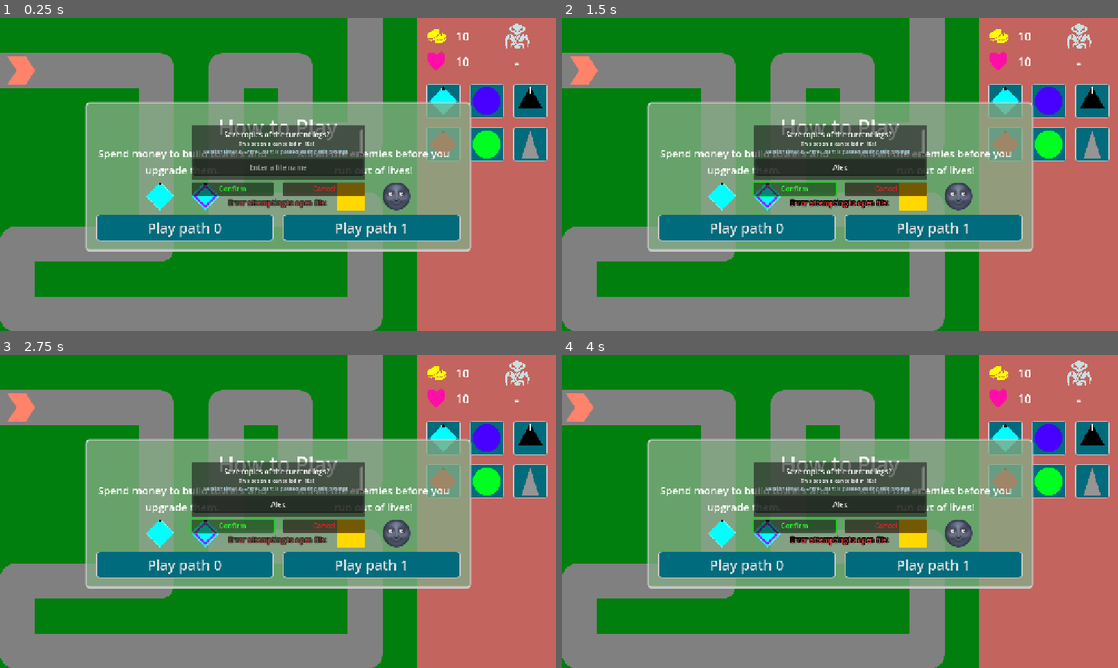
Above: before the commit, frames 1-4 (two rows, left to right).
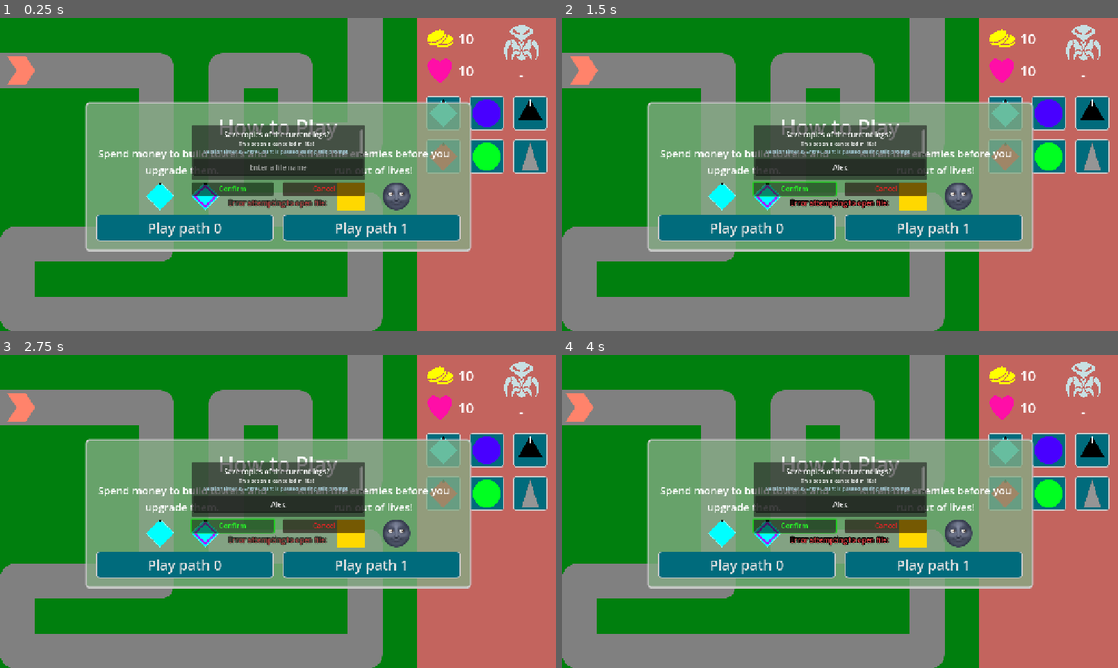
Above: after the commit, the same moments.

Repository: phrasmotica/godot-tower-defence
Game: Godot game, scene res://scenes/game.tscn
Same seed, same stepped clock (60 frames per second), same inputs: the game is played once before the commit and once after it.
Inputs (mouse positions are in pixels of both pictures, inside the frame that each line leads up to):
- Up to frame 1 (0.25 s): no input
- Up to frame 2 (1.5 s): click (840, 168) at 0.52 s; type "Alex" at 0.6 s; click "Confirm" at 1.25 s
- Up to frame 3 (2.75 s): click "Confirm" at 2 s
- Up to frame 4 (4 s): click "Play path 0" at 2.75 s; click "Play path 0" at 3.5 s

The runs differ from the first frame. In frame 1, 4.4% of the frame differs, in the area x 76-99%, y 1-50%; in frame 2, 4.4%; in frame 3, 4.4%; in frame 4, 4.4%.
Error in both runs: Trying to assign value of type 'Nil' to a variable of type 'Array'. (res://addons/GoLogger/Log.gd:296)

Commit message:
Adjust score UI text and icon sizes, again

Diff:
--- a/scenes/ui/amount_label.tscn
+++ b/scenes/ui/amount_label.tscn
@@ -14,7 +14,7 @@
 offset_right = 160.0
 offset_bottom = 40.0
 theme = ExtResource("1_nsib7")
-theme_override_constants/separation = 20
+theme_override_constants/separation = 10
 script = ExtResource("1_n4uao")
 text = "Money"
 
--- a/scenes/ui/game_ui/game_ui.tscn
+++ b/scenes/ui/game_ui/game_ui.tscn
@@ -36,7 +36,7 @@
 layout_mode = 2
 
 [node name="CreateTowerUI" parent="VBoxContainer" instance=ExtResource("4_3pagb")]
-custom_minimum_size = Vector2(0, 294)
+custom_minimum_size = Vector2(0, 266)
 layout_mode = 2
 
 [node name="TowerUIPusher" parent="VBoxContainer" node_paths=PackedStringArray("to_push") instance=ExtResource("7_dqr6q")]
--- a/scenes/ui/score_ui.gd
+++ b/scenes/ui/score_ui.gd
@@ -1,14 +1,14 @@
 @tool
 class_name ScoreUI extends MarginContainer
 
-@export
-var money_label: AmountLabel
+@onready
+var money_label: AmountLabel = %MoneyLabel
 
-@export
-var lives_label: AmountLabel
+@onready
+var lives_label: AmountLabel = %LivesLabel
 
-@export
-var wave_label: AmountLabel
+@onready
+var wave_label: AmountLabel = %WaveLabel
 
 func _ready() -> void:
 	if not Engine.is_editor_hint():
--- a/scenes/ui/score_ui.tscn
+++ b/scenes/ui/score_ui.tscn
@@ -7,50 +7,54 @@
 [ext_resource type="Texture2D" uid="uid://dun8itp66olx0" path="res://assets/sprites/hearts.png" id="5_xllah"]
 [ext_resource type="Texture2D" uid="uid://qxe5204xcxf3" path="res://assets/sprites/alien-bug.png" id="6_stxc5"]
 
-[node name="ScoreUI" type="MarginContainer" node_paths=PackedStringArray("money_label", "lives_label", "wave_label")]
+[node name="ScoreUI" type="MarginContainer"]
 custom_minimum_size = Vector2(320, 0)
 offset_right = 320.0
-offset_bottom = 84.0
+offset_bottom = 160.0
 theme = ExtResource("2_27d4k")
 theme_override_constants/margin_left = 20
 theme_override_constants/margin_right = 20
 script = ExtResource("1_tukbq")
-money_label = NodePath("HBoxContainer/VBoxContainer/MoneyLabel")
-lives_label = NodePath("HBoxContainer/VBoxContainer/LivesLabel")
-wave_label = NodePath("HBoxContainer/WaveLabel")
+metadata/_edit_vertical_guides_ = [40.0, 80.0, 120.0, 160.0, 200.0, 240.0, 280.0, 320.0]
+metadata/_edit_horizontal_guides_ = [40.0, 80.0, 120.0, 160.0]
 
 [node name="HBoxContainer" type="HBoxContainer" parent="."]
 layout_mode = 2
 theme_override_constants/separation = 0
 
 [node name="VBoxContainer" type="VBoxContainer" parent="HBoxContainer"]
-custom_minimum_size = Vector2(140, 0)
+custom_minimum_size = Vector2(170, 0)
 layout_mode = 2
 theme_override_constants/separation = 10
 alignment = 1
 
 [node name="MoneyLabel" parent="HBoxContainer/VBoxContainer" instance=ExtResource("3_3bjug")]
+unique_name_in_owner = true
 layout_mode = 2
 icon = ExtResource("4_mrvhk")
-icon_size = 48
+icon_size = 64.0
 icon_colour = Color(1, 1, 0, 1)
+amount_text_size = 32
 
 [node name="LivesLabel" parent="HBoxContainer/VBoxContainer" instance=ExtResource("3_3bjug")]
+unique_name_in_owner = true
 layout_mode = 2
 text = "Lives"
 icon = ExtResource("5_xllah")
-icon_size = 48
+icon_size = 64.0
 icon_colour = Color(1, 0.054902, 0.654902, 1)
+amount_text_size = 32
 
 [node name="WaveLabel" parent="HBoxContainer" instance=ExtResource("3_3bjug")]
+unique_name_in_owner = true
+custom_minimum_size = Vector2(100, 0)
 layout_mode = 2
-size_flags_horizontal = 3
-size_flags_vertical = 4
+size_flags_vertical = 8
 alignment = 1
 default_text = "-"
 text = "Wave"
 icon = ExtResource("6_stxc5")
-icon_size = 64
+icon_size = 92.0
 icon_colour = Color(0.778707, 0.879066, 0.890793, 1)
 vertical_layout = true
 amount_text_size = 40
